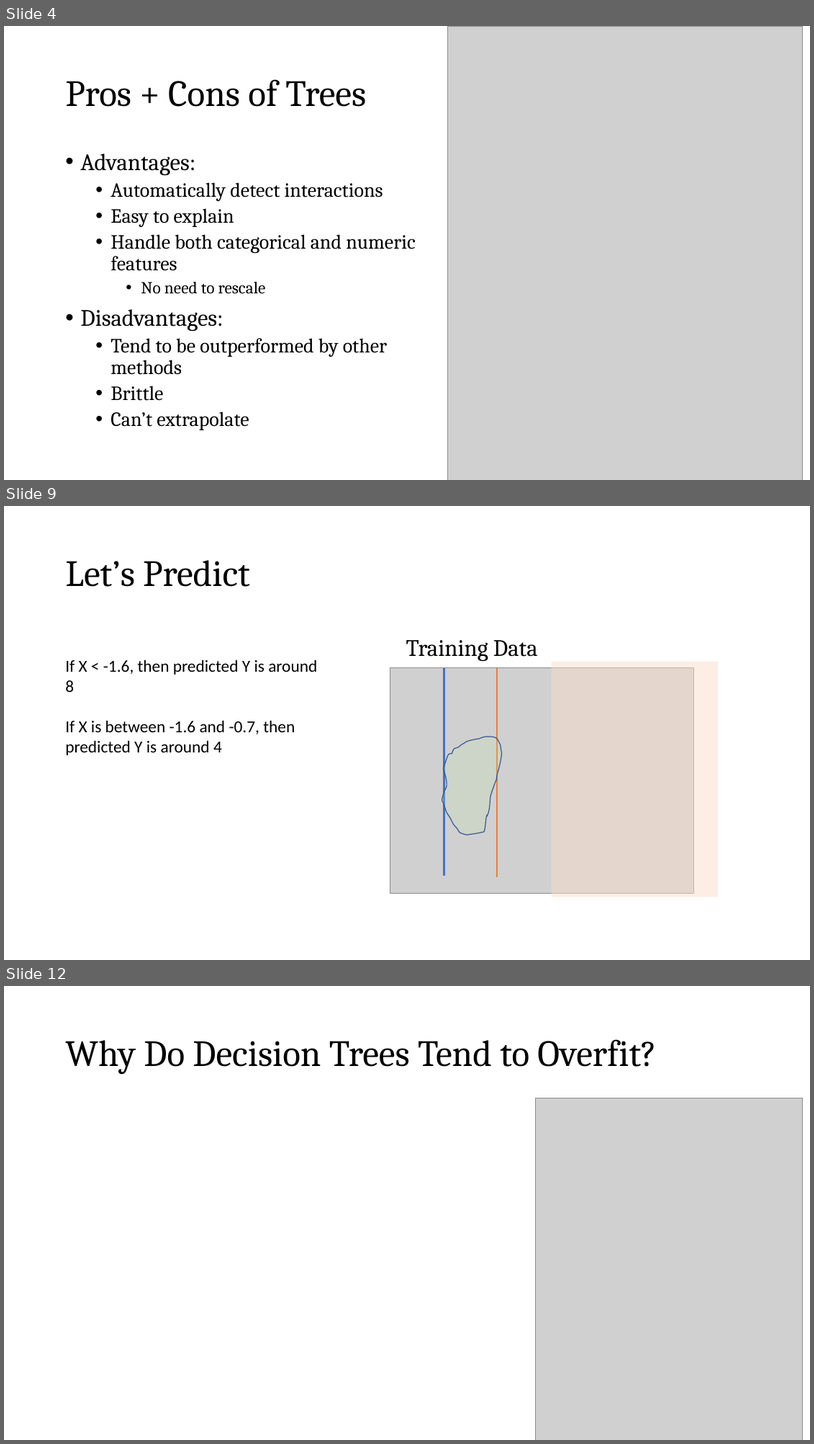
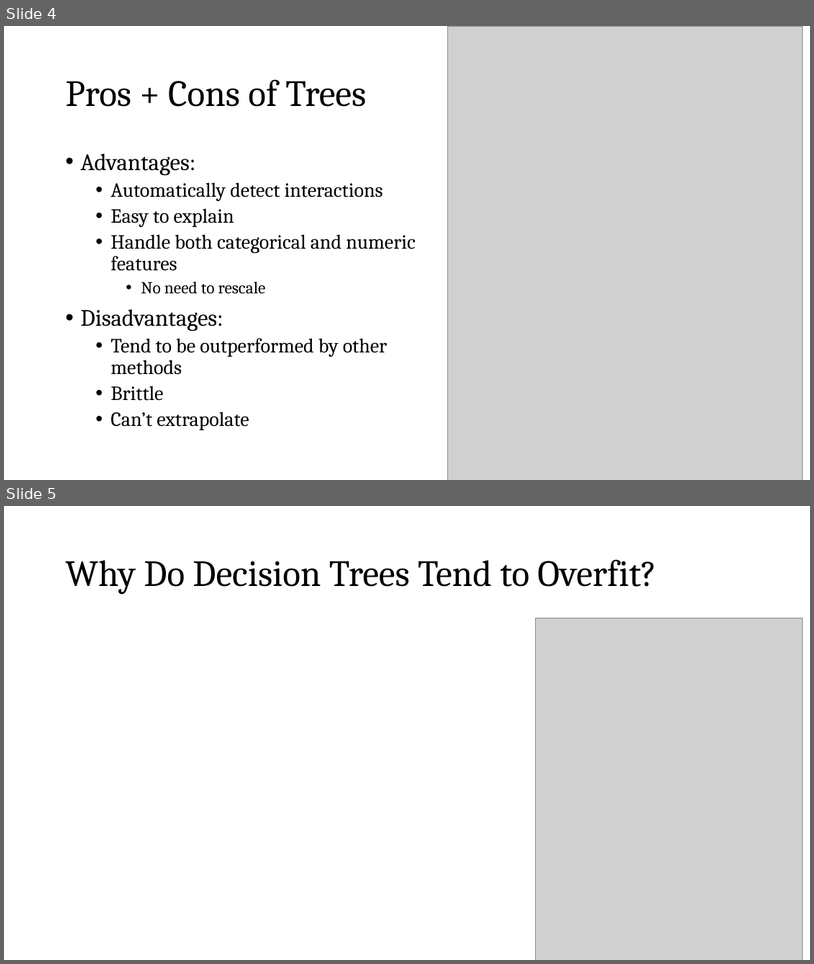
Before and after one commit to zjelveh/zjelveh.github.io, a slide deck: files/inst414_spring2026/lectures/lecture_9a_RF.pptx. Shown one above the other, each under a label of ours: slides 4, 9 and 12 before the commit, slides 4 and 5 after it; the slides between them are not shown. The pictures are 814x1444 and 814x964 pixels, drawn with LibreOffice and Linux fonts; fonts in the diff are those of the drawing; grey boxes stand for pictures. Boxes give left, top, right and bottom in pixels: in the first picture for what was removed or moved away, otherwise in the second. Text is boxed around its words. In the diff, an @@ line names an element or a change of style, - is before the commit and + after.

```diff
--- a/files/inst414_spring2026/lectures/lecture_9a_RF.pptx
+++ b/files/inst414_spring2026/lectures/lecture_9a_RF.pptx
@@ slide 9 removed at (4,506,810,960), background #FFFFFF @@
@@ title removed at (65,560,250,587) @@
-Let’s Predict
@@ text removed at (406,640,538,661) @@
-Training Data
@@ text removed at (65,659,317,755) @@
-If X < -1.6, then predicted Y is around 8
-If X is between -1.6 and -0.7, then predicted Y is around 4
@@ picture removed at (390,668,694,893) @@
@@ line removed from (445, 875) to (445, 668) @@
@@ line removed from (498, 877) to (498, 668) @@
@@ rectangle removed at (552,662,719,897) @@
@@ freeform shape removed at (442,736,502,834) @@
@@ what was slide 12 is now slide 5 @@
```
Also in this commit, not shown: 2 slides changed, 8 other slides removed, 2 other files.
